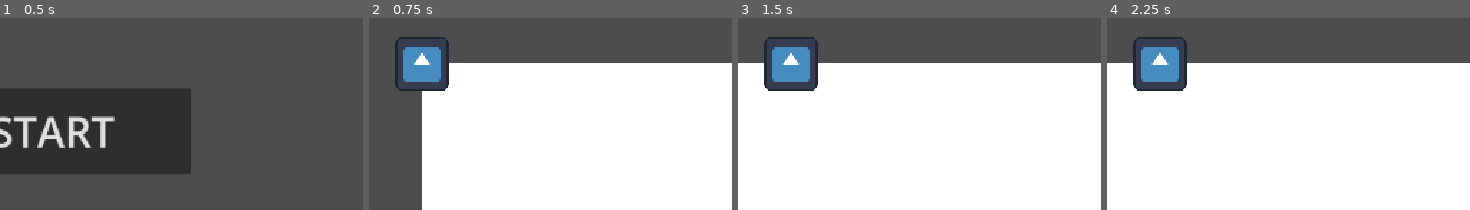
Above: before the commit, frames 1-4 (left to right).
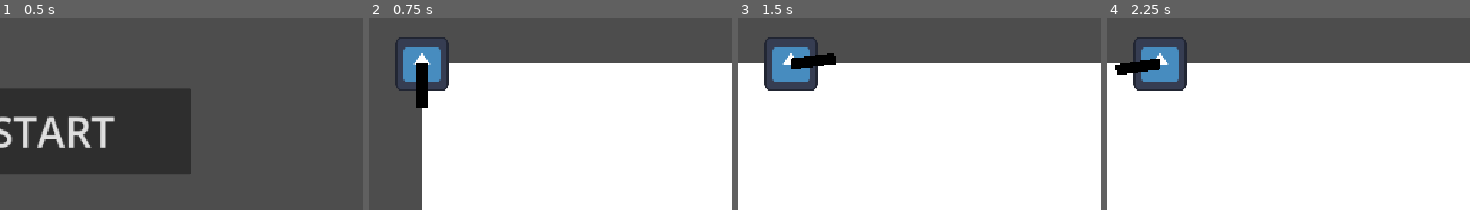
Above: after the commit, the same moments.

Repository: PandaMaki/game-jam-baudo
Game: Godot game, scene res://main.tscn
The game is run twice, just before and just after one commit, with the same random seed, the same clock (stepped at 60 frames per second) and the same inputs. The engine's default icon, where the game draws it, is replaced by a stand-in: a white triangle on a blue panel in a dark square.
Inputs (mouse positions are % of the whole screen's width and height, from its top left):
- Up to frame 1 (0.5 s): no input
- Up to frame 2 (0.75 s): click "START" at 0.5 s
- Up to frame 3 (1.5 s): tap Enter (ui_accept) at 1.25 s; move the mouse to (69, 36) at 1.27 s; hold D (right) from 1.28 s (still down)
- Up to frame 4 (2.25 s): keep holding D (right); tap Enter (ui_accept) at 1.52, 2 s; move the mouse to (23, 47) at 2.02 s
The pictures show only the part of the screen within x 38-88%, y 29-79%; the shares and areas given below are measured in that part.

Frame 1 is identical in both runs. In frame 2, 0.8% of the frame differs, in the area x 12-17%, y 23-47%; in frame 3, 0.7%; in frame 4, 0.7%.

Commit message:
j'essaye de faire marcher le pistonlet

Diff:
--- /dev/null
+++ b/scenes/balle/balle.gd
@@ -0,0 +1,10 @@
+extends Area2D
+
+@export var speed = 600
+
+
+func _process(delta: float):
+	global_position += Vector2.RIGHT.rotated(rotation) * speed * delta
+
+func _on_visible_on_screen_notifier_2d_screen_exited() -> void:
+	queue_free()
--- /dev/null
+++ b/scenes/balle/balle.tscn
@@ -0,0 +1,29 @@
+[gd_scene format=3 uid="uid://qldw30hk181s"]
+
+[ext_resource type="Script" path="res://scenes/balle/balle.gd" id="1_2m6f2"]
+
+[sub_resource type="Gradient" id="Gradient_md1jc"]
+offsets = PackedFloat32Array(0)
+colors = PackedColorArray(1, 0, 0, 1)
+
+[sub_resource type="GradientTexture1D" id="GradientTexture1D_clr57"]
+gradient = SubResource("Gradient_md1jc")
+
+[sub_resource type="RectangleShape2D" id="RectangleShape2D_clr57"]
+size = Vector2(24, 16)
+
+[node name="Balle" type="Area2D" unique_id=146140346]
+script = ExtResource("1_2m6f2")
+metadata/_edit_group_ = true
+
+[node name="Sprite2D" type="Sprite2D" parent="." unique_id=1959880360]
+position = Vector2(12, 0)
+scale = Vector2(0.09375, 16)
+texture = SubResource("GradientTexture1D_clr57")
+
+[node name="CollisionShape2D" type="CollisionShape2D" parent="." unique_id=56978444]
+position = Vector2(12, 0)
+shape = SubResource("RectangleShape2D_clr57")
+
+[node name="VisibleOnScreenNotifier2D" type="VisibleOnScreenNotifier2D" parent="." unique_id=1955384084]
+rect = Rect2(0, -8, 24, 16)
--- /dev/null
+++ b/scenes/pistolet/pistolet.gd
@@ -0,0 +1,18 @@
+extends Node2D
+
+var balle = preload("res://scenes/balle/balle.tscn")
+
+func _process(delta: float):
+	look_at(get_global_mouse_position())
+
+func tirer():
+	var new_ball = balle.instantiate()
+
+	new_ball.global_position = global_position
+	new_ball.rotation = rotation
+
+	get_tree().current_scene.add_child(new_ball)
+
+func _unhandled_input(event: InputEvent) -> void:
+	if Input.is_action_just_pressed("shoot"):
+		tirer()
--- /dev/null
+++ b/scenes/pistolet/pistolet.tscn
@@ -0,0 +1,19 @@
+[gd_scene format=3 uid="uid://dwjms81xv30mw"]
+
+[ext_resource type="Script" uid="uid://c1uo3u4tubuhk" path="res://scenes/pistolet/pistolet.gd" id="1_np1mu"]
+
+[sub_resource type="Gradient" id="Gradient_ednc2"]
+offsets = PackedFloat32Array(0.48192772)
+colors = PackedColorArray(0, 0, 0, 1)
+
+[sub_resource type="GradientTexture1D" id="GradientTexture1D_l4s24"]
+gradient = SubResource("Gradient_ednc2")
+
+[node name="Pistolet" type="Node2D" unique_id=1604701422]
+script = ExtResource("1_np1mu")
+metadata/_edit_group_ = true
+
+[node name="Sprite2D" type="Sprite2D" parent="." unique_id=779088708]
+position = Vector2(32, 0)
+scale = Vector2(0.24999999, 16)
+texture = SubResource("GradientTexture1D_l4s24")
--- a/scenes/player/player.tscn
+++ b/scenes/player/player.tscn
@@ -2,6 +2,7 @@
 
 [ext_resource type="Texture2D" uid="uid://dppa3j3gu7yam" path="res://icon.svg" id="1_8afob"]
 [ext_resource type="Script" uid="uid://dox3pcis7klqm" path="res://scenes/player/player.gd" id="1_dovo2"]
+[ext_resource type="PackedScene" uid="uid://dwjms81xv30mw" path="res://scenes/pistolet/pistolet.tscn" id="3_gmlin"]
 
 [sub_resource type="SpriteFrames" id="SpriteFrames_clr57"]
 animations = [{
@@ -29,3 +30,5 @@
 shape = SubResource("RectangleShape2D_clr57")
 
 [node name="Camera2D" type="Camera2D" parent="." unique_id=1252639716]
+
+[node name="Pistolet" parent="." unique_id=1604701422 instance=ExtResource("3_gmlin")]
Not shown, added: scenes/balle/balle.gd.uid
Not shown, added: scenes/pistolet/pistolet.gd.uid
